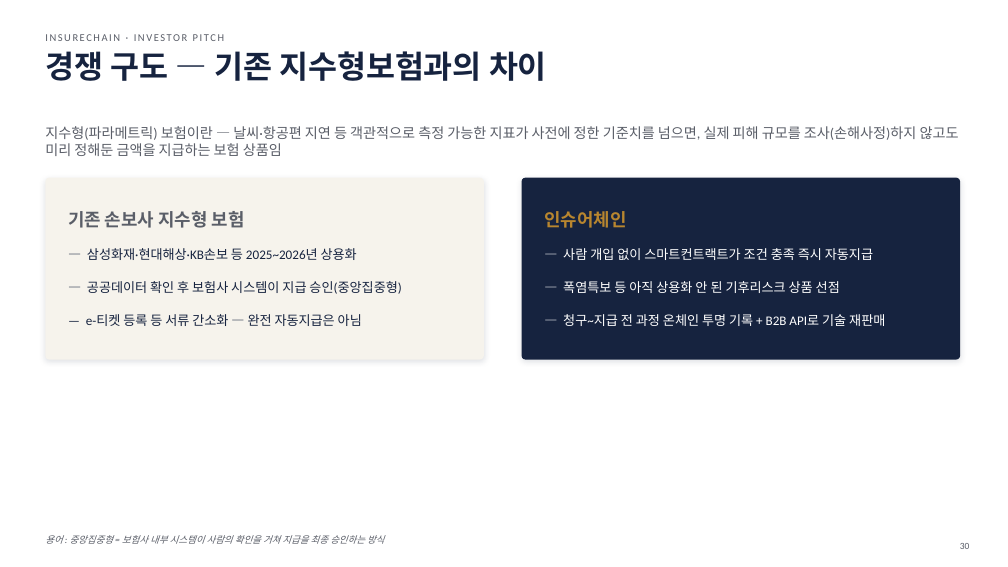
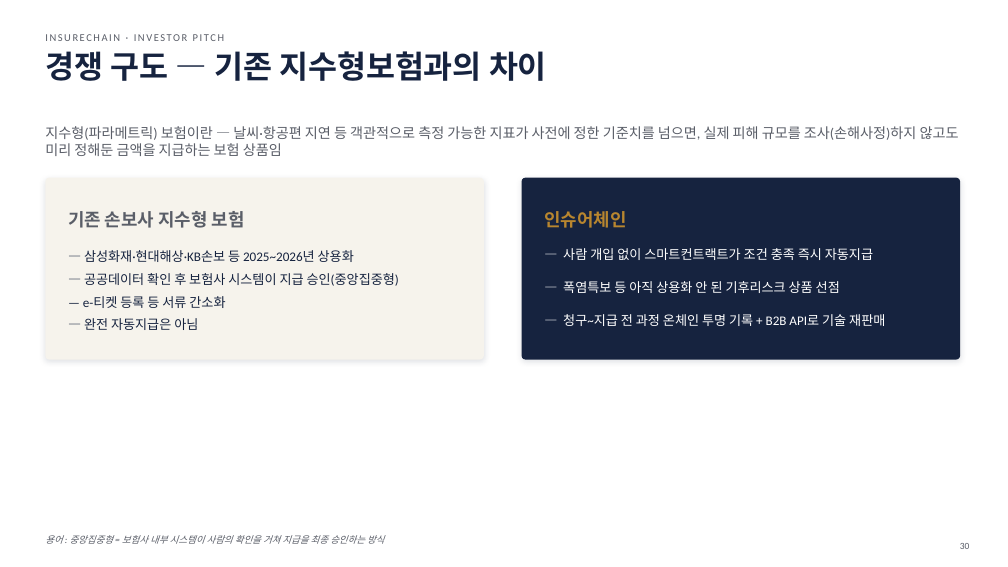
Before and after one commit to leeyonsei78/capstone_project_alpha, a slide deck: slide 30 of 인슈어체인_투자피칭_발표자료.pptx. Drawn at 1008x567 pixels with LibreOffice and Linux fonts; fonts in the diff are those of the drawing. Boxes give left, top, right and bottom in pixels: in the first picture for what was removed or moved away, otherwise in the second. Text is boxed around its words. In the diff, an @@ line names an element or a change of style, - is before the commit and + after.

```diff
--- a/인슈어체인_투자피칭_발표자료.pptx
+++ b/인슈어체인_투자피칭_발표자료.pptx
@@ text "— 삼성화재·현대해상·KB손보 등 2025~2026년 상용화": place and size @@
-text "— 삼성화재·현대해상·KB손보 등 2025~2026년 상용화" at (87, 281, 401, 294)
+text "— 삼성화재·현대해상·KB손보 등 2025~2026년 상용화" at (83, 250, 399, 330)
@@ text at (84, 250, 354, 262): paragraph added @@
+— 삼성화재·현대해상·KB손보 등 2025~2026년 상용화
@@ text removed at (87, 248, 357, 260) @@
-— 삼성화재·현대해상·KB손보 등 2025~2026년 상용화
@@ text at (83, 296, 225, 330): paragraphs added @@
+— e-티켓 등록 등 서류 간소화
+— 완전 자동지급은 아님
@@ text at (84, 273, 399, 286): line spacing 1 to 1.12 @@
@@ text removed at (86, 314, 362, 326) @@
-— e-티켓 등록 등 서류 간소화 — 완전 자동지급은 아님
```
Also in this commit, not shown: 8 other slides changed, 1 other file.
